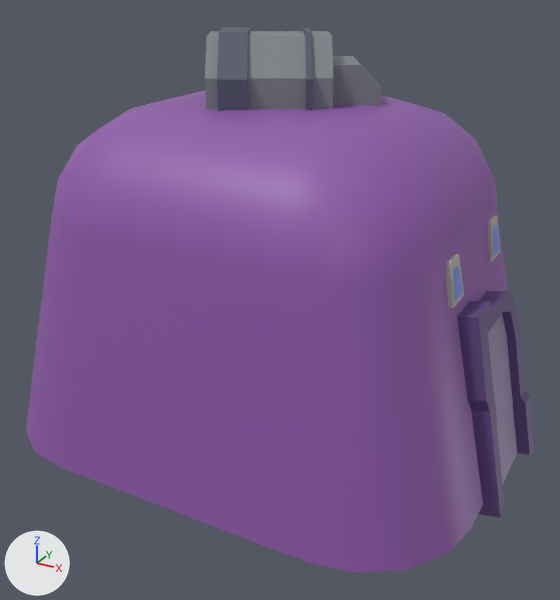
Before and after pictures for a commit that changed the FBX model Assets/Models/Crossing/Crossing_Buildings/Individual_Buildings/NorthEast_House_02.fbx.
One viewpoint serves both versions: a 50 mm camera at (0.968, 0.369, 0.173) aimed at (0.837, 0.607, 0.053). Arrows for +X, +Y and +Z are at lower left; the lights stay in place. Where no turn or scale is listed for an object, it has been applied to the vertices.

Script lines for the objects in view, before the commit:
```python
me_mesh = bpy.data.meshes.new('Mesh')
me_mesh.from_pydata(...)  # 222 vertices, 196 faces; spans x -0.097..0.097, y -0.077..0.077, z -0.078..0.078
me_mesh.materials.append(mat_flatcolorbase6)  # picture img_plaza_07_diffuse_jpg
ob_northeast_house_02 = bpy.data.objects.new('NorthEast_House_02', me_mesh)
ob_northeast_house_02.location = (0.8357, 0.6163, 0.0725)
```
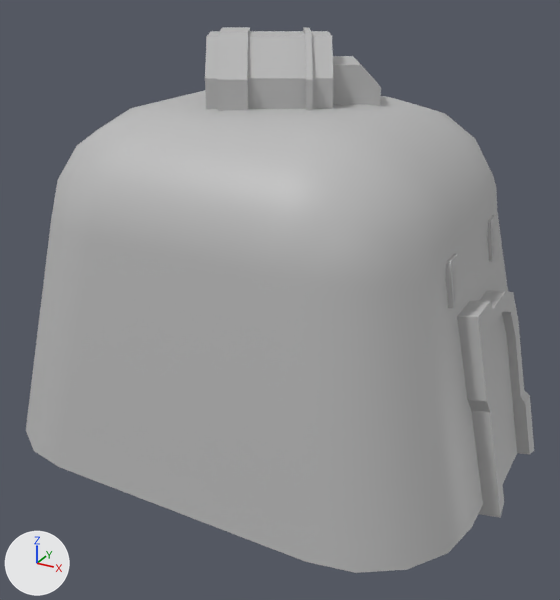
Pixel boxes [x1, y1, x2, y2] of what changed, in the pictures (560 x 600 px):
'NorthEast_House_02', recoloured (purple to grey)
    both: [26, 27, 534, 573]

The change, as a diff of the scene's bpy script:
```diff
--- a/Assets/Models/Crossing/Crossing_Buildings/Individual_Buildings/NorthEast_House_02.fbx.py
+++ b/Assets/Models/Crossing/Crossing_Buildings/Individual_Buildings/NorthEast_House_02.fbx.py
@@ mat_environment_02 @@
+mat_environment_02 = principled_material('Environment_02')
+mat_environment_02.base_color = (0.5, 0.5, 0.5)  # grey #bcbcbc
@@ me_mesh @@
 me_mesh.from_pydata(...)  # 222 vertices, 196 faces; spans x -0.097..0.097, y -0.077..0.077, z -0.078..0.078
-me_mesh.materials.append(mat_flatcolorbase6)  # picture img_plaza_07_diffuse_jpg
+me_mesh.materials.append(mat_environment_02)  # grey #bcbcbc
```
